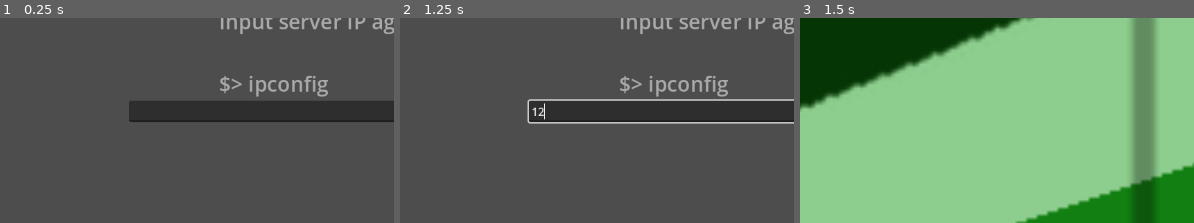
Above: before the commit, frames 1-3 (left to right).
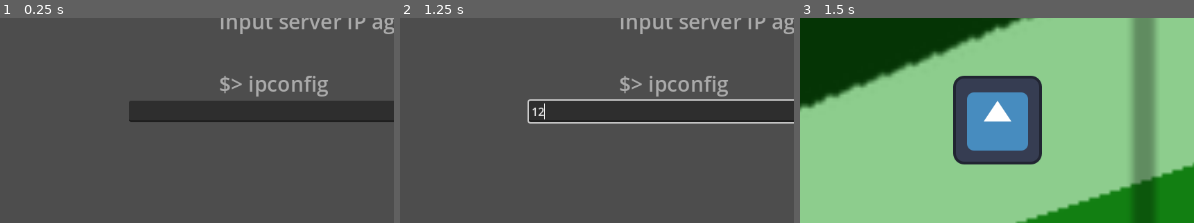
Above: after the commit, the same moments.

Repository: znichola/AAA-lvlup24
Game: Godot game, scene res://src/AA_main/main.tscn
Two runs of this game, one before a commit and one after it. Both use one fixed random seed, a clock stepped at 60 frames per second and the inputs below. The engine's default icon, where the game draws it, is replaced by a stand-in: a white triangle on a blue panel in a dark square.
Inputs (mouse positions are % of the whole screen's width and height, from its top left):
- Up to frame 1 (0.25 s): no input
- Up to frame 2 (1.25 s): click (75, 50) at 0.52 s; type "12" at 0.6 s
- Up to frame 3 (1.5 s): click "Start Agent" at 1.25 s
The pictures show only the part of the screen within x 33-83%, y 27-77%; the shares and areas given below are measured in that part.

Frames 1-2 are identical in both runs. In frame 3, 9.7% of the frame differs, in the area x 38-62%, y 28-72%.

Commit message:
inventory & pickup almost working!

Diff:
--- a/src/agent_robo/interact_area.gd
+++ b/src/agent_robo/interact_area.gd
@@ -1,15 +1,3 @@
 extends Area2D
 
-
-# Called when the node enters the scene tree for the first time.
-func _ready():
-	pass # Replace with function body.
-
-
-
-# Called every frame. 'delta' is the elapsed time since the previous frame.
-func _process(delta):
-	if (Input.is_action_just_pressed("space")):
-		pass
-	else:
-		pass
+@export var InteractionType = "safe"
--- a/src/agent_robo/robo.gd
+++ b/src/agent_robo/robo.gd
@@ -6,7 +6,7 @@
 @export var ACCELERATION = 1500
 @export var FRICTION = 1500
 
-@export var INVENTORY = ["bop", "bap", "ding", "pow"]
+@export var INVENTORY = ["empty", 0, "empty", null]
 
 @onready var axis = Vector2.ZERO
 
@@ -52,3 +52,13 @@
 func apply_movement(accel):
 	velocity += accel
 	velocity = velocity.limit_length(MAX_SPEED)
+
+
+func _on_zone_area_entered(area):
+	var t = area.InteractionType
+	if t == "item":
+		INVENTORY[0] = area.get_parent().ID
+		print(INVENTORY)
+		area.get_parent().queue_free()
+	elif t == "drop":
+		print("DROP THAT")
--- a/src/agent_robo/robo.tscn
+++ b/src/agent_robo/robo.tscn
@@ -12,11 +12,12 @@
 [node name="CollisionShape2D" type="CollisionShape2D" parent="."]
 scale = Vector2(6, 6)
 shape = SubResource("CircleShape2D_pwqsj")
-
-[node name="Hands" type="Node2D" parent="."]
+debug_color = Color(0.941176, 0, 0.607843, 0.560784)
 
 [node name="Zone" type="Area2D" parent="."]
 
 [node name="CollisionShape2D" type="CollisionShape2D" parent="Zone"]
 scale = Vector2(20, 20)
 shape = SubResource("CircleShape2D_ntt6p")
+
+[connection signal="area_entered" from="Zone" to="." method="_on_zone_area_entered"]
--- a/src/agent_terrain/item.gd
+++ b/src/agent_terrain/item.gd
@@ -1,7 +1,6 @@
 extends Sprite2D
 
-@export var ID = "def"
-
+@export var ID = "Scrap"
 # Called when the node enters the scene tree for the first time.
 func _ready():
 	$Timer.start() # Replace with function body.
--- a/src/agent_terrain/item.tscn
+++ b/src/agent_terrain/item.tscn
@@ -15,9 +15,10 @@
 wait_time = 100.0
 one_shot = true
 
-[node name="InteractArea" parent="." instance=ExtResource("3_qrdcv")]
+[node name="InteractArea" parent="." instance=ExtResource("3_c67tk")]
+InteractionType = "item"
 
-[node name="CollisionShape2D" type="CollisionShape2D" parent="InteractArea"]
+[node name="CollisionShape2D2" type="CollisionShape2D" parent="InteractArea"]
 scale = Vector2(15, 15)
 shape = SubResource("RectangleShape2D_gjmha")
 
--- a/src/agent_terrain/planet_world.tscn
+++ b/src/agent_terrain/planet_world.tscn
@@ -1,8 +1,9 @@
-[gd_scene load_steps=6 format=3 uid="uid://b7ivcx6esptyt"]
+[gd_scene load_steps=7 format=3 uid="uid://b7ivcx6esptyt"]
 
 [ext_resource type="PackedScene" uid="uid://bu7in63c5fakf" path="res://src/agent_robo/robo.tscn" id="1_ok4l4"]
 [ext_resource type="Texture2D" uid="uid://dbpxqj6hwdlb6" path="res://assets/agent/terrain.png" id="1_y2t65"]
 [ext_resource type="PackedScene" uid="uid://c33h5d1t1wcwk" path="res://src/agent_terrain/item.tscn" id="2_kt22t"]
+[ext_resource type="Texture2D" uid="uid://br8djqpybaap" path="res://assets/agent/icon.svg" id="2_qm220"]
 [ext_resource type="PackedScene" uid="uid://b7e55fw2xrssd" path="res://src/agent_robo/interact_area.tscn" id="3_ccj50"]
 
 [sub_resource type="RectangleShape2D" id="RectangleShape2D_disy3"]
@@ -18,7 +19,11 @@
 
 [node name="Camera2D" type="Camera2D" parent="Chara"]
 
+[node name="Sprite2D" type="Sprite2D" parent="Chara"]
+texture = ExtResource("2_qm220")
+
 [node name="Terrain" type="Sprite2D" parent="."]
+z_index = -50
 scale = Vector2(5, 5)
 texture = ExtResource("1_y2t65")
 
@@ -46,9 +51,10 @@
 [node name="CollisionPolygon2D6" type="CollisionPolygon2D" parent="Terrain/Walls"]
 polygon = PackedVector2Array(2448, 1411, 2621, 1378, 2868, 1042, 2885, 908, 3055, 680, 3180, 415, 3709, 328, 5203, -933, 3697, -2770, 1743, -2944, 1461, 262, 1862, 745, 1870, 908, 1923, 1072, 2137, 1188, 2213, 1319)
 
-[node name="InteractArea" parent="Terrain" instance=ExtResource("3_ccj50")]
+[node name="Central" parent="Terrain" instance=ExtResource("3_ccj50")]
+InteractionType = "drop"
 
-[node name="CollisionShape2D" type="CollisionShape2D" parent="Terrain/InteractArea"]
+[node name="CollisionShape2D2" type="CollisionShape2D" parent="Terrain/Central"]
 position = Vector2(208.4, 257.4)
 rotation = -0.279253
 scale = Vector2(4, 8)
@@ -56,3 +62,4 @@
 
 [node name="Item" parent="." instance=ExtResource("2_kt22t")]
 position = Vector2(196, 356)
+ID = "Memory Bank"
--- a/src/autoloads/globals.gd
+++ b/src/autoloads/globals.gd
@@ -1,6 +1,8 @@
 extends Node
 
 var host_ip = ""
+static var IDs = ["Scrap", "CPU", "Old Fan", "Memory Bank", "SLK-655"]
+
 
 # Called when the node enters the scene tree for the first time.
 func _ready():
Not shown: 1 places in src/agent_terrain/item.tscn that only renumber resources
